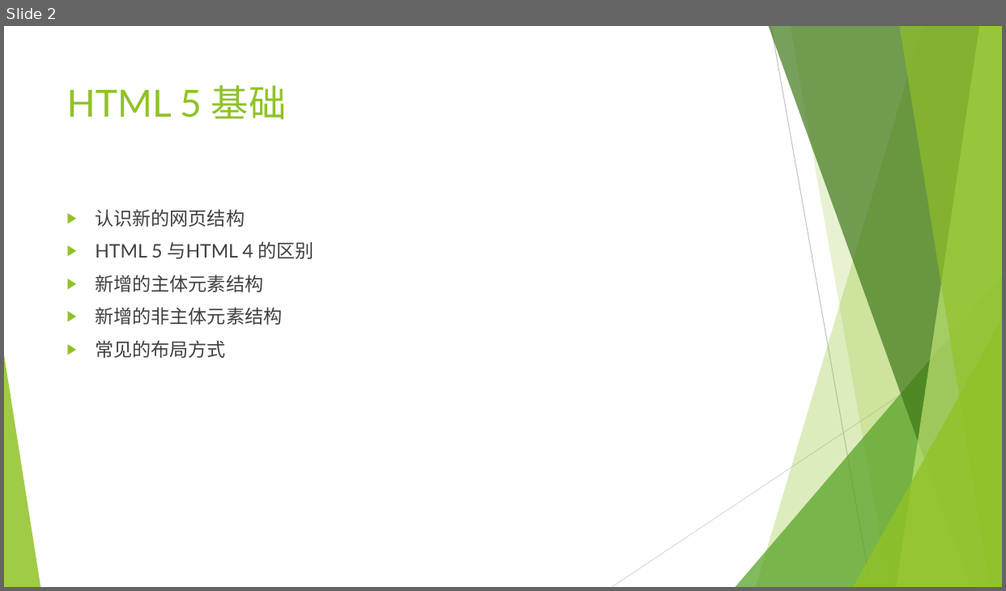
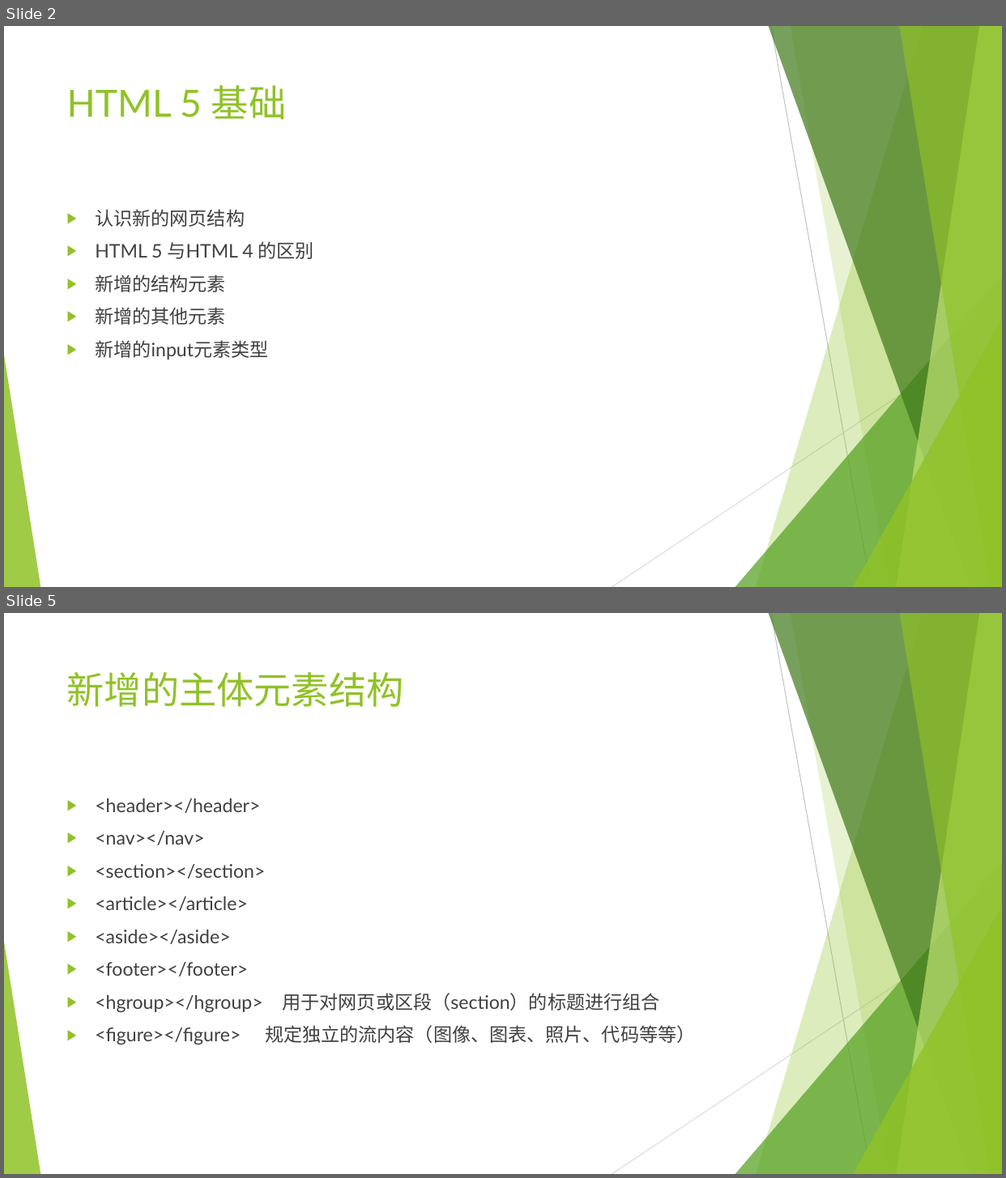
Before and after one commit to Guoye/Neusoft, a slide deck: lesson_HTML5/2.HTML5基础/2.HTML5基础.pptx. Shown one above the other, each under a label of ours: slide 2 before the commit, slides 2 and 5 after it; the slides between them are not shown. The pictures are 1006x591 and 1006x1178 pixels, drawn with LibreOffice and Linux fonts; fonts in the diff are those of the drawing. Boxes give left, top, right and bottom in pixels: in the first picture for what was removed or moved away, otherwise in the second. Text is boxed around its words. In the diff, an @@ line names an element or a change of style, - is before the commit and + after.

```diff
--- a/lesson_HTML5/2.HTML5基础/2.HTML5基础.pptx
+++ b/lesson_HTML5/2.HTML5基础/2.HTML5基础.pptx
@@ slide 5 added at <box>4,613,1002,1174</box>, background #FFFFFF; not listed: 10 template elements that a slide beside it also shows @@
@@ title added at <box>67,672,404,707</box>, 36 pt, text #90C226 @@
+新增的主体元素结构
@@ text added at <box>95,798,695,1045</box>, 18 pt, text #404040 @@
+▶ <header></header>
+▶ <nav></nav>
+▶ <section></section>
+▶ <article></article>
+▶ <aside></aside>
+▶ <footer></footer>
+▶ <hgroup></hgroup> 用于对网页或区段（section）的标题进行组合
+▶ <figure></figure> 规定独立的流内容（图像、图表、照片、代码等等）
@@ slide 2 changed as well @@
@@ text at <box>95,275,268,360</box>: text changed @@
-▶ 新增的主体元素结构
-▶ 新增的非主体元素结构
-▶ 常见的布局方式
+▶ 新增的结构元素
+▶ 新增的其他元素
+▶ 新增的input元素类型
```
Also in this commit, not shown: 2 other slides changed, 9 other slides added, 7 other files.
